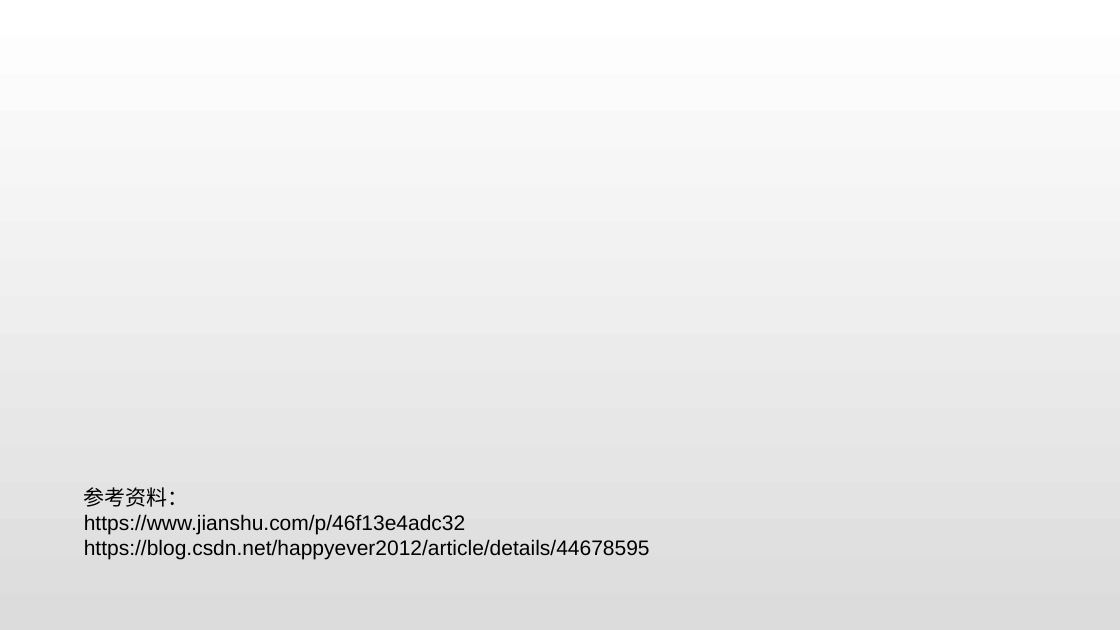
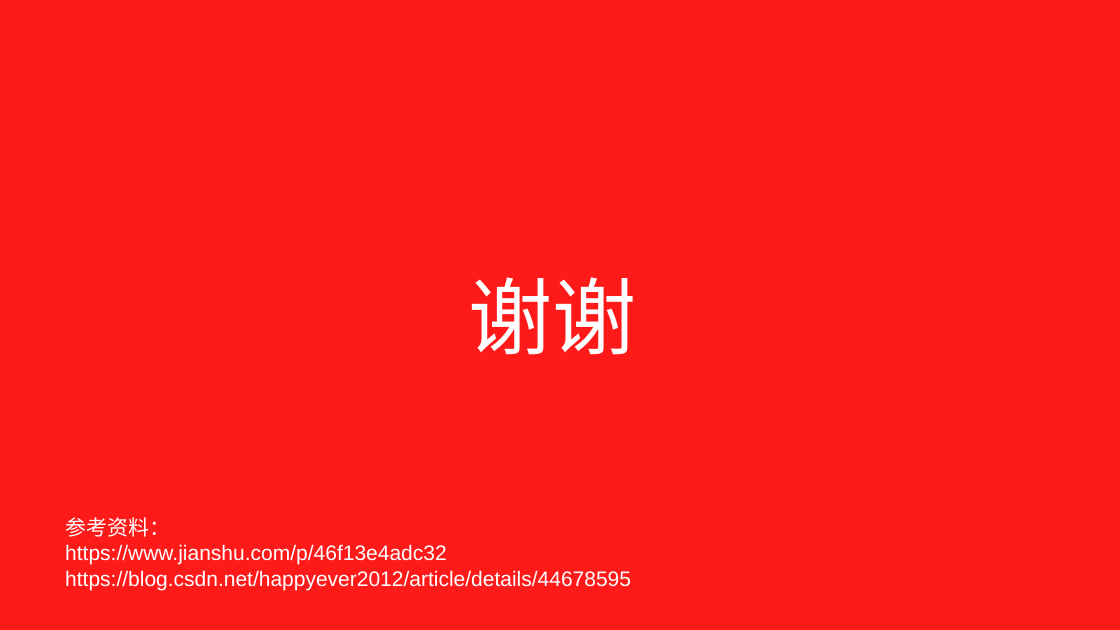
Before and after one commit to lujianzhi/DesignPatterns, a slide deck: slide 12 of ppt/设计模式_观察者模式_卢建至.pptx (slide 6 before the commit). Drawn at 1120x630 pixels with LibreOffice and Linux fonts; fonts in the diff are those of the drawing. Boxes give left, top, right and bottom in pixels: in the first picture for what was removed or moved away, otherwise in the second. Text is boxed around its words. In the diff, an @@ line names an element or a change of style, - is before the commit and + after.

```diff
--- a/ppt/设计模式_观察者模式_卢建至.pptx
+++ b/ppt/设计模式_观察者模式_卢建至.pptx
@@ background #FFFFFF to #FF1A1A @@
@@ text added at [469, 277, 637, 355], 72 pt, text #FFFFFF @@
+谢谢
@@ text "参考资料：": place and size @@
-text "参考资料：" at [84, 487, 650, 560]
+text "参考资料：" at [65, 517, 631, 590]
@@ text "参考资料：" at [65, 517, 631, 590]: text colour #000000 to #FFFFFF @@
```
Also in this commit, not shown: 4 other slides changed, 6 slides added, 2 other files.
